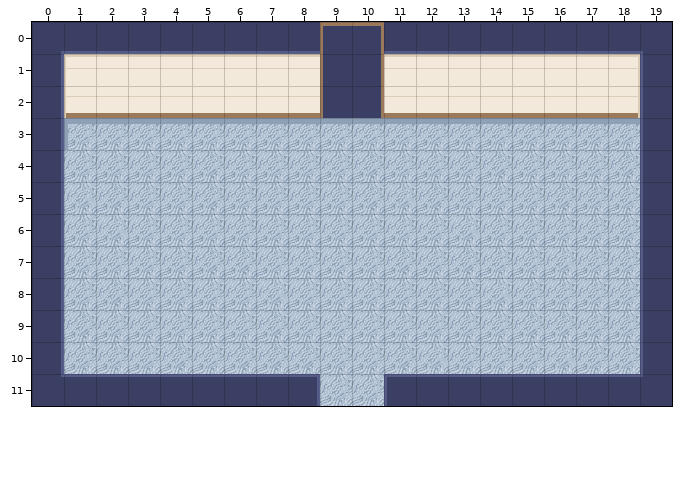
Tiled map (JSON): public/assets/maps/brain/arena.tmj. The picture above was drawn from the file before the commit.
Cells are 32x32 px. Shown: x 0..19, y 0..11.
Now the later version:
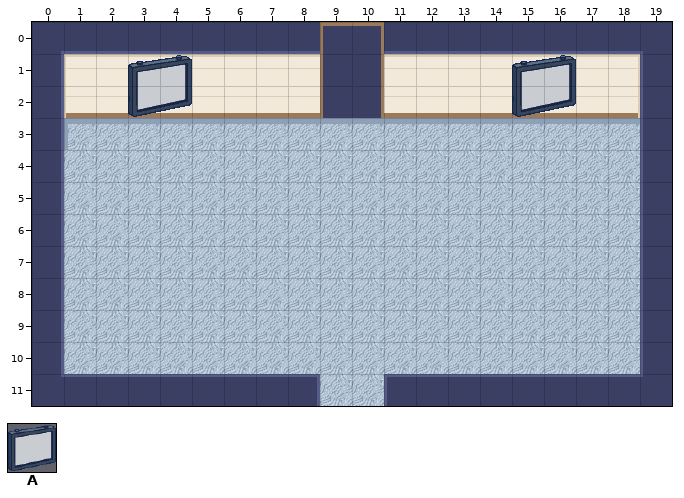
Key: from "props": A 0 "prop-wall-board-frame".
Objects are placed by their top-left corner, in cells (3,4 is the top-left corner of cell 3,4); size is 1x1 cell unless given.
The exact change:
Layer "props" (added):
A new object: A "wall-board-frame" at 3,1 size 2x2.
A new object: A "wall-board-frame" at 15,1 size 2x2.
